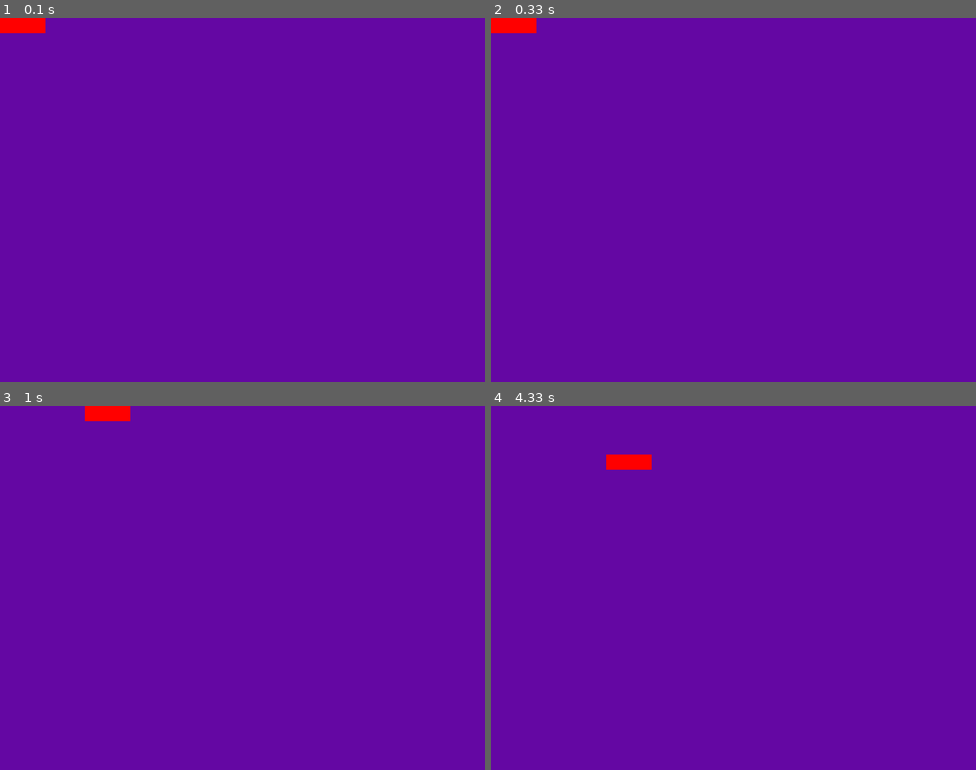
Above: before the commit, frames 1-4 (two rows, left to right).
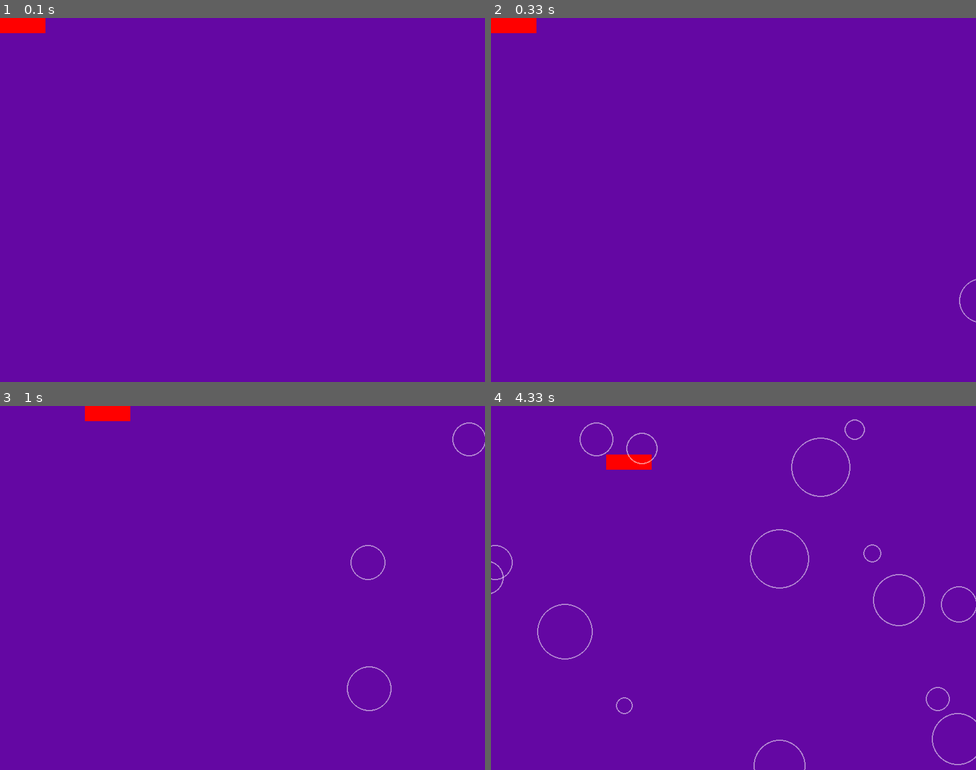
Above: after the commit, the same moments.

Repository: stenarlaane/pyGame_m-ng
Game: pygame game, started from pyGame1.py
The game is run twice, just before and just after one commit, with the same random seed, the same clock (stepped at 60 frames per second) and the same inputs.
Inputs:
- Up to frame 1 (0.1 s): no input
- Up to frame 2 (0.33 s): no input
- Up to frame 3 (1 s): hold Right 0.33-0.8 s; hold Up from 0.83 s (still down)
- Up to frame 4 (4.33 s): release Up at 1.13 s; hold Right 1.17-1.63 s; hold Left 1.67-2.2 s; hold Down 2.23-2.53 s; hold Left 2.57-2.97 s; hold Up 3-3.37 s; hold Right 3.4-4.03 s; hold Down from 4.07 s (still down)

Frame 1 is identical in both runs. In frame 2, less than 0.1% of the frame differs, in the area x 96-100%, y 71-84%; in frame 3, 0.2%; in frame 4, 1.0%, in the area x 0-100%, y 3-100%.

Commit message:
Add bubble and it's game logic

Diff:
--- a/game_func.py
+++ b/game_func.py
@@ -1,8 +1,14 @@
 import pygame
 import sys
+from bubble import Bubble
 
 
-def check_events(player):
+pygame.init()
+ADDBUBBLE = pygame.USEREVENT + 1
+pygame.time.set_timer(ADDBUBBLE, 250)
+
+
+def check_events(gm_set, screen, player, bubbles):
     for event in pygame.event.get():
         if event.type == pygame.QUIT:
             sys.exit()
@@ -24,9 +30,18 @@
                 player.moving_up = False
             if event.key == pygame.K_DOWN:
                 player.moving_down = False
+        elif event.type == ADDBUBBLE:
+            create_bubble(gm_set, screen, bubbles)
 
 
-def update_screen(game_settings, screen, player):
-    screen.fill(game_settings.bg_color)
+def create_bubble(gm_set, screen, bubbles):
+    new_bubble = Bubble(screen, gm_set)
+    bubbles.add(new_bubble)
+
+
+def update_screen(gm_set, screen, player, bubbles):
+    screen.fill(gm_set.bg_color)
     player.blit_me()
+    for bubble in bubbles:
+        bubble.blit_me()
     pygame.display.flip()
--- a/pyGame1.py
+++ b/pyGame1.py
@@ -1,6 +1,7 @@
 import pygame
 from settings import Settings
 from spritez import Player
+from bubble import Bubble
 import game_func as gf
 
 
@@ -10,10 +11,13 @@
 pygame.display.set_caption(gm_set.caption)
 running = True
 player = Player(screen)
+bubble = Bubble(screen, gm_set)
+bubbles = pygame.sprite.Group()
 while True:
-    gf.check_events(player)
+    gf.check_events(gm_set, screen, player, bubbles)
     player.update()
-    gf.update_screen(gm_set, screen, player)
+    bubbles.update()
+    gf.update_screen(gm_set, screen, player, bubbles)
 
 while running:
     for event in pygame.event.get():
@@ -22,6 +26,5 @@
 
     screen.fill(gm_set.bg_color)
     gf.check_events()
-    player.blit_me()
     pygame.display.flip()
 pygame.quit()
--- a/settings.py
+++ b/settings.py
@@ -5,3 +5,5 @@
         self.screen_height = 600
         self.bg_color = (100, 7, 163)
         self.caption = ("Bubble Blaster!")
+        self.bubble_min_r = 10
+        self.bubble_max_r = 50
